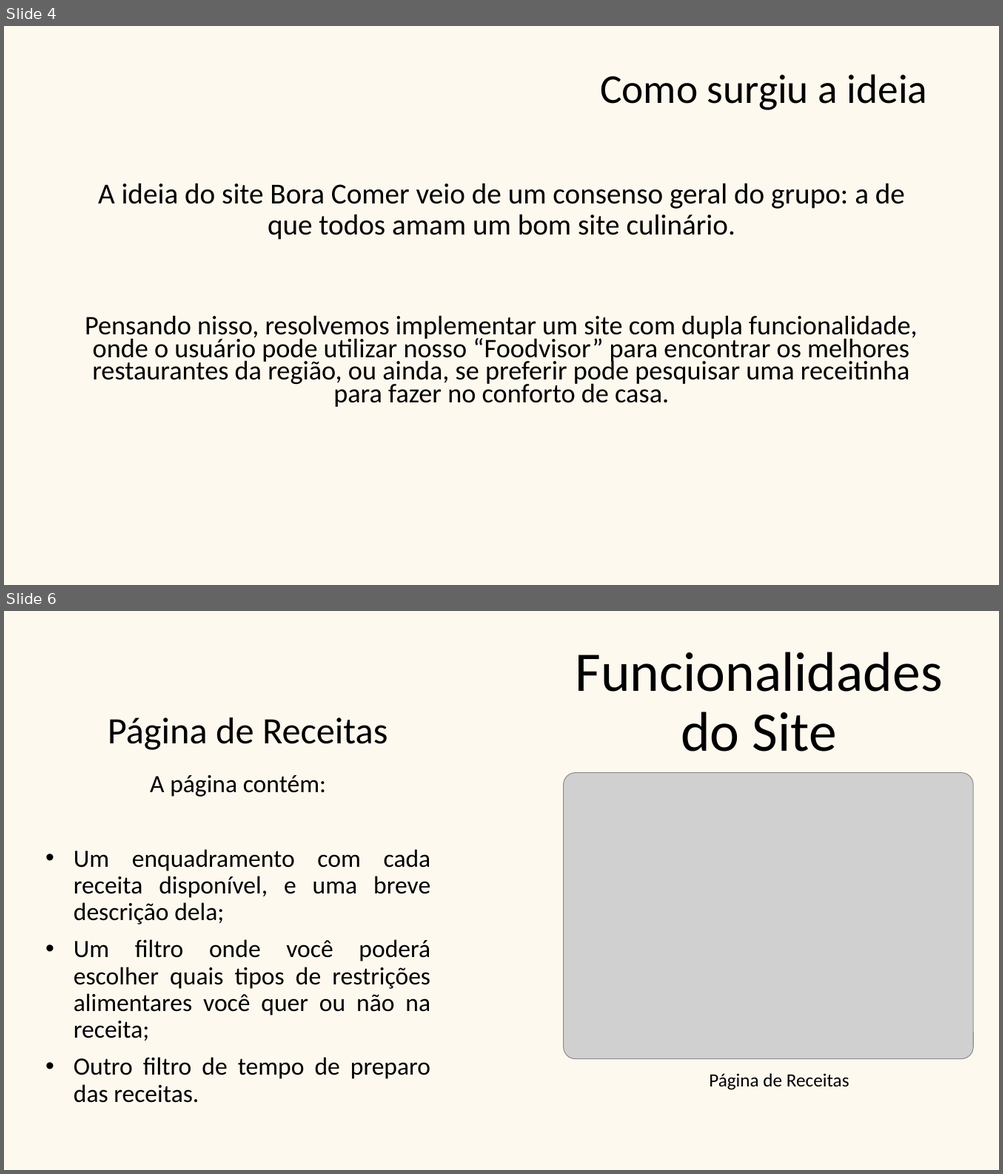
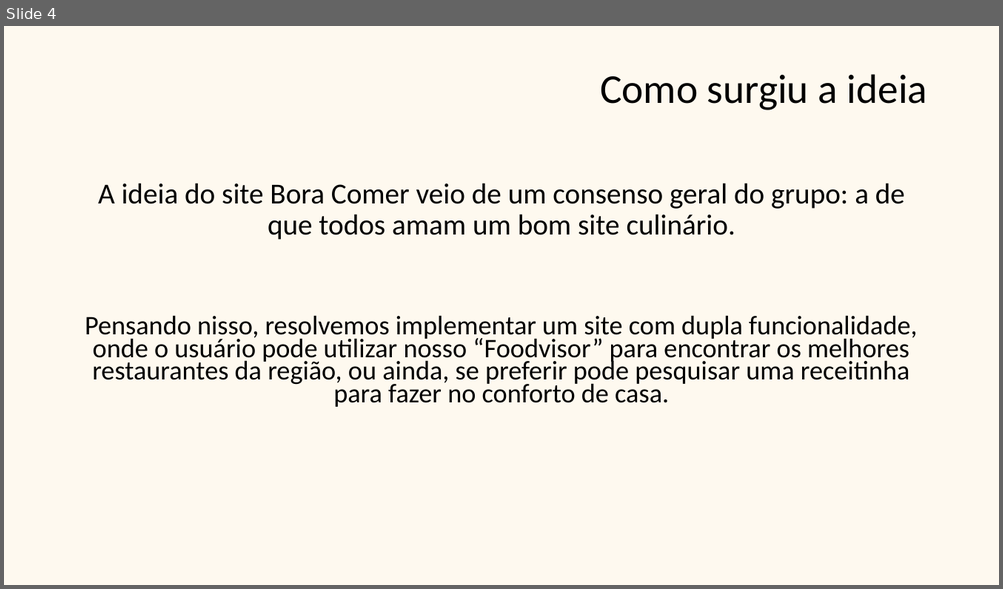
Before and after one commit to viniciusdmorais/Projeto-Integrador, a slide deck: assets/slide_apresentação/Apresentação Slides - Bora Comer.pptx. Shown one above the other, each under a label of ours: slides 4 and 6 before the commit, slide 4 after it; the slides between them are not shown. The pictures are 1003x1174 and 1003x589 pixels, drawn with LibreOffice and Linux fonts; fonts in the diff are those of the drawing; grey boxes stand for pictures; background and template pictures are left out. Boxes give left, top, right and bottom in pixels: in the first picture for what was removed or moved away, otherwise in the second. Text is boxed around its words. In the diff, an @@ line names an element or a change of style, - is before the commit and + after.

```diff
--- a/assets/slide_apresentação/Apresentação Slides - Bora Comer.pptx
+++ b/assets/slide_apresentação/Apresentação Slides - Bora Comer.pptx
@@ slide 6 removed at (4,611,999,1170), background picture (left out) @@
@@ title removed at (575,652,942,752) @@
-Funcionalidades do Site
@@ text removed at (108,718,387,750) @@
-Página de Receitas
@@ text removed at (74,775,431,1103) @@
-A página contém:
-• Um enquadramento com cada receita disponível, e uma breve descrição dela;
-• Um filtro onde você poderá escolher quais tipos de restrições alimentares você quer ou não na receita;
-• Outro filtro de tempo de preparo das receitas.
@@ picture removed at (563,773,973,1059) @@
@@ text removed at (708,1073,849,1091) @@
-Página de Receitas
```
Also in this commit, not shown: 1 slide added, 2 other slides removed, 1 other file.
